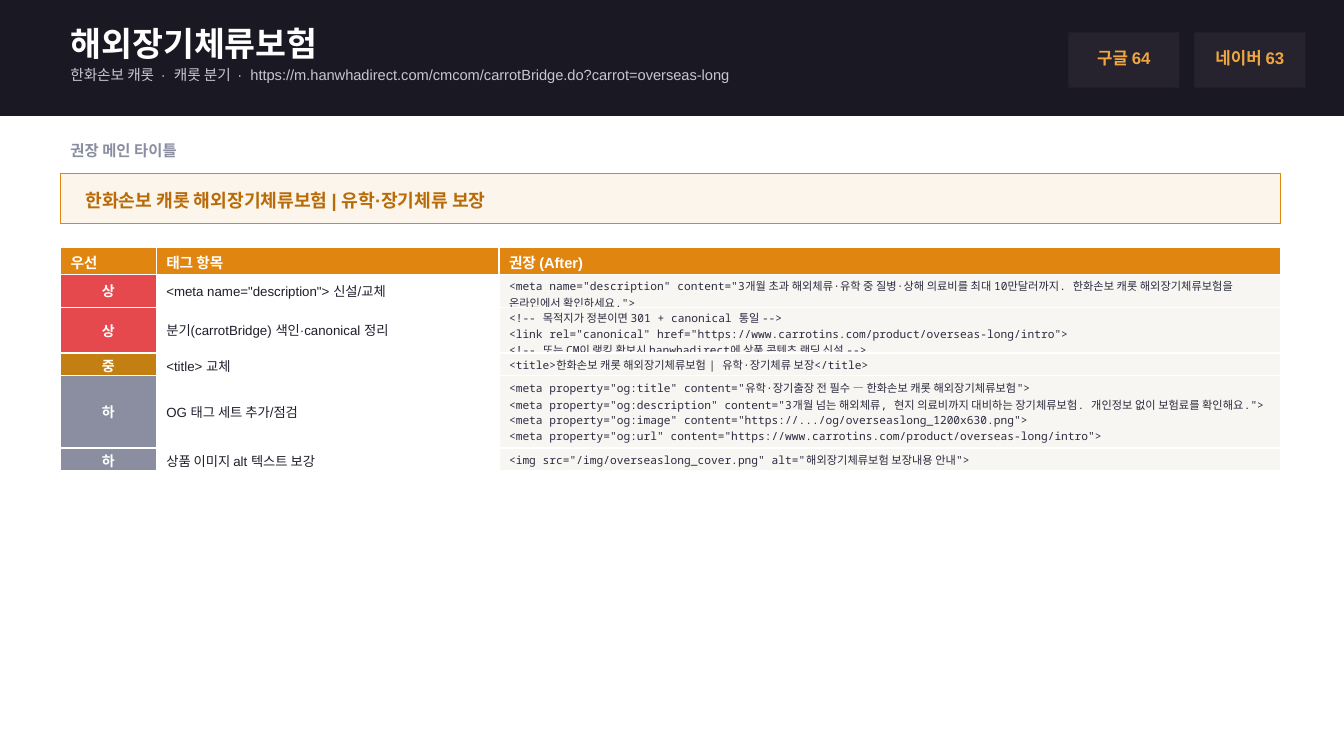
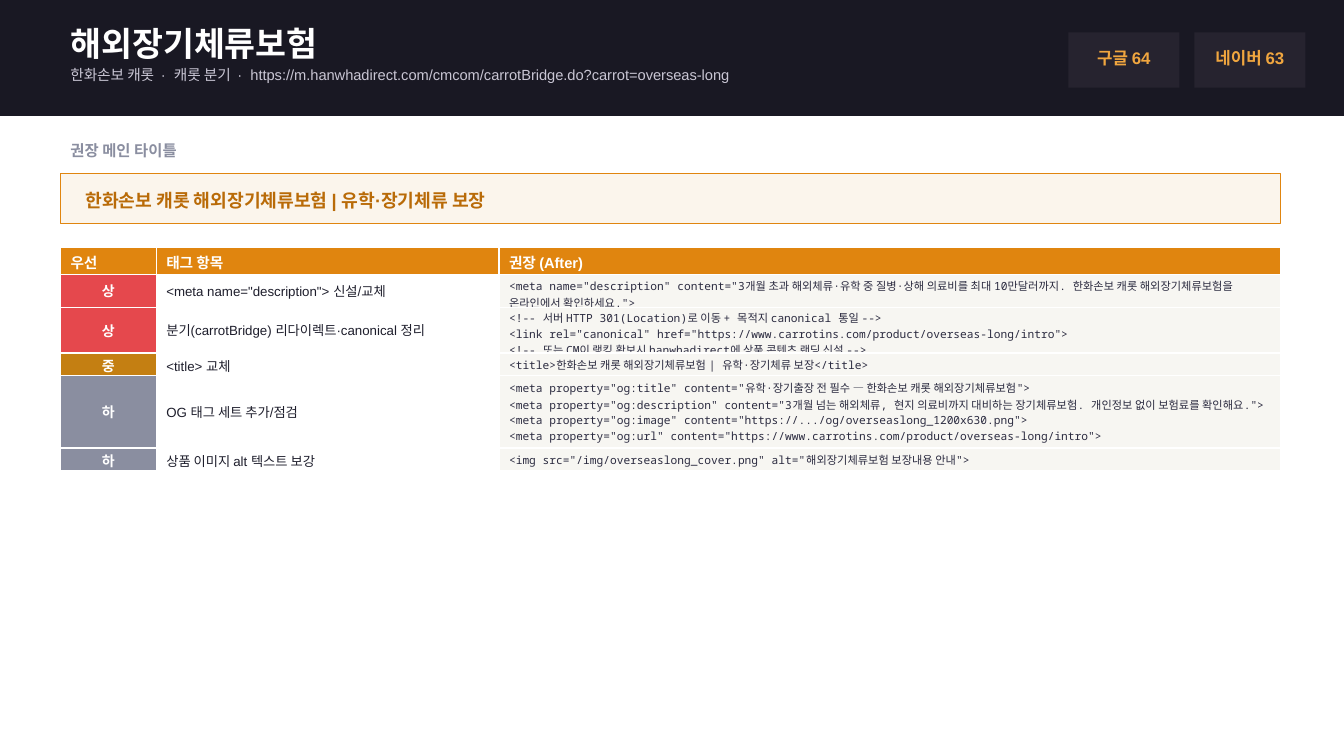
Before and after one commit to imsplendid8/CM-CMO, a slide deck: slide 12 of handoff/한화손보_장기CM_태깅가이드.pptx. Drawn at 1344x756 pixels with LibreOffice and Linux fonts; fonts in the diff are those of the drawing. Boxes give left, top, right and bottom in pixels: in the first picture for what was removed or moved away, otherwise in the second. Text is boxed around its words. In the diff, an @@ line names an element or a change of style, - is before the commit and + after.

```diff
--- a/handoff/한화손보_장기CM_태깅가이드.pptx
+++ b/handoff/한화손보_장기CM_태깅가이드.pptx
@@ table at (60, 247, 1280, 475) @@
-row 3, column 2: 분기(carrotBridge) 색인·canonical 정리
+row 3, column 2: 분기(carrotBridge) 리다이렉트·canonical 정리
@@ row 3, column 3: "<!-- 목적지가 정본이면 301 + canonical 통일 --> / <link rel="canonical" href="https://www.carrotins.com/product/overseas-long/intro"> / <!-- 또는 CM이 랭킹 확보시 hanwhadirect에 상품 콘텐츠 랜딩 신설 -->" to "<!-- 서버 HTTP 301(Location)로 이동 + 목적지 canonical 통일 --> / <link rel="canonical" href="https://www.carrotins.com/product/overseas-long/intro"> / <!-- 또는 CM이 랭킹 확보시 hanwhadirect에 상품 콘텐츠 랜딩 신설 -->" @@
```
Also in this commit, not shown: 5 other slides changed, 3 other files.
